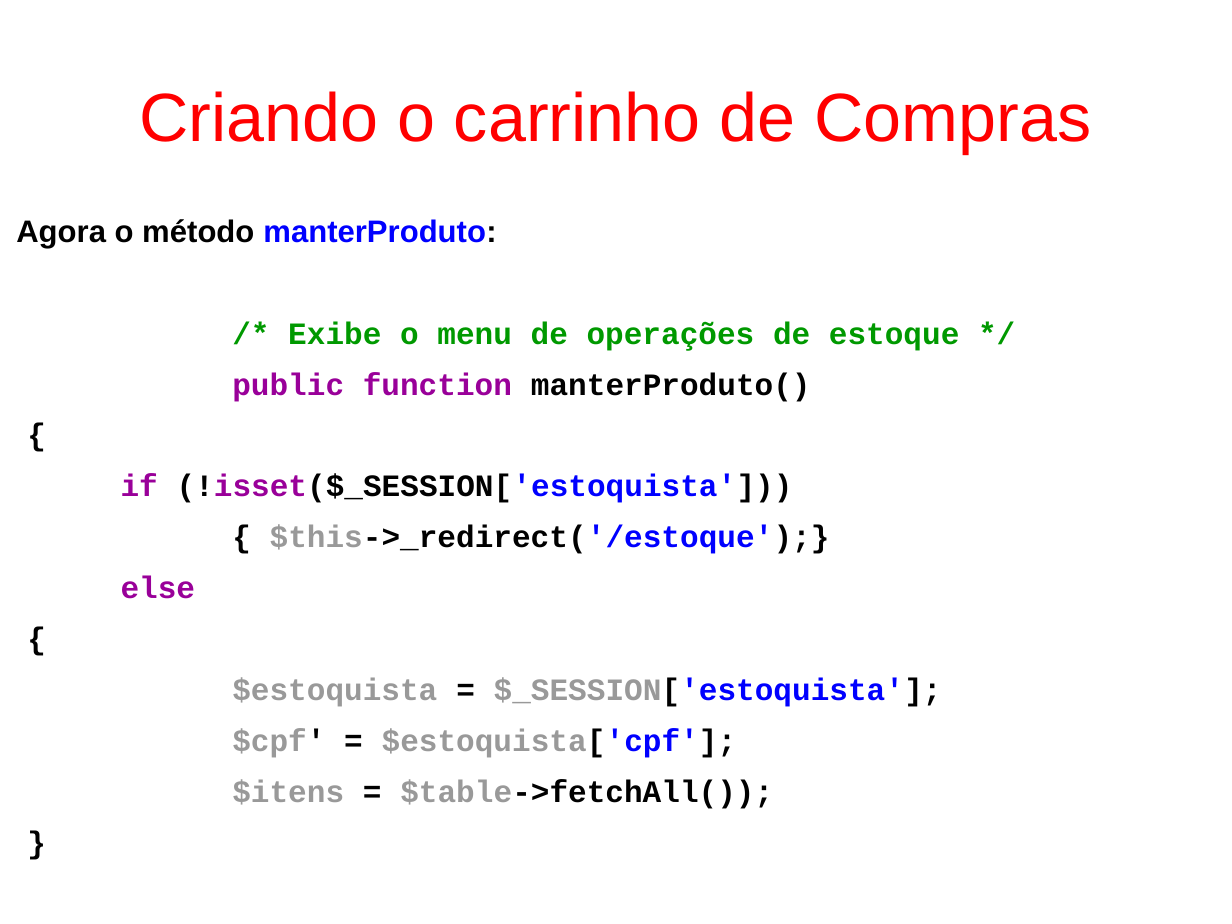
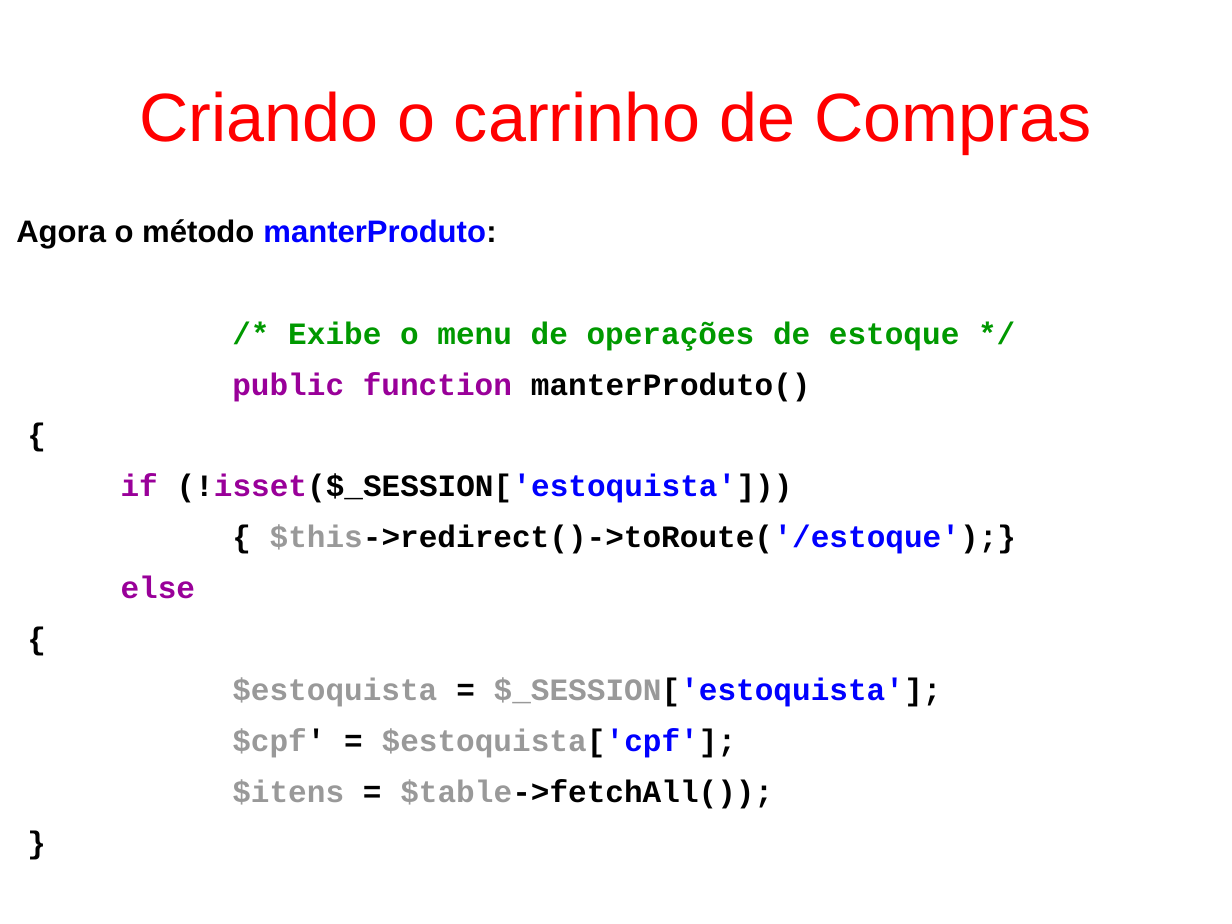
Before and after one commit to fgsl/lojasacme, a slide deck: slide 139 of docs/tutorial.odp. Drawn at 1232x924 pixels with LibreOffice and Linux fonts; fonts in the diff are those of the drawing. Boxes give left, top, right and bottom in pixels: in the first picture for what was removed or moved away, otherwise in the second. Text is boxed around its words. In the diff, an @@ line names an element or a change of style, - is before the commit and + after.

Commit message:
Implementar a funcionalidade de remoção de itens do carrinho de compras #54

```diff
--- a/docs/tutorial.odp
+++ b/docs/tutorial.odp
@@ text at <box>16,219,960,809</box>: alignment left to justified @@
@@ text at <box>270,525,1016,554</box>: text changed @@
-{ $this->_redirect('/estoque');}
+{ $this->redirect()->toRoute('/estoque');}
```
Also in this commit, not shown: 113 other slides changed, 2 other files.
